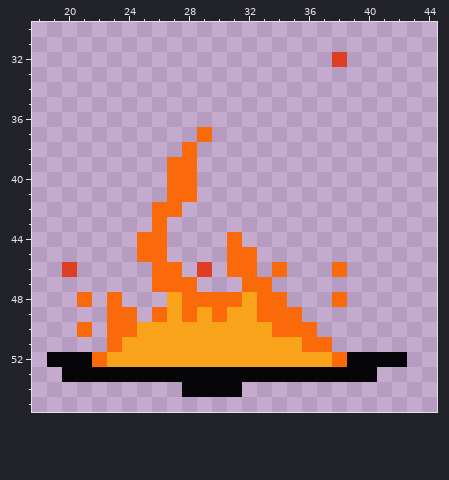
Pixel-art sprite, stored at Disaster_Dispatcher/assets/disasters/fire1.png. The picture above was drawn from the file before the commit.
The file is 256x256 pixels, drawn in blocks of 4x4; one block is one cell here. Shown: x 18..44, y 30..55.
New version:
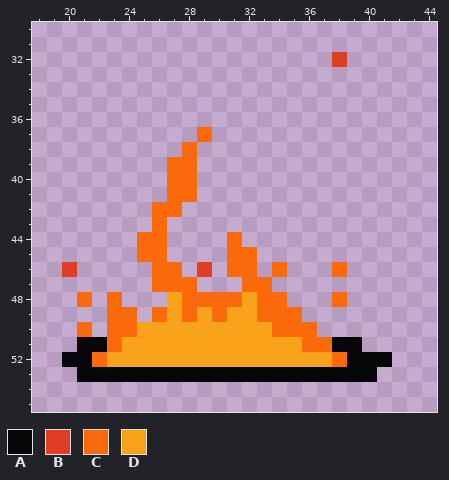
Palette (. is transparent): A #060608  B #df3e23  C #fa6a0a  D #f9a31b
The exact change:
y 51: x 21..22 .. -> AA; x 38..39 .. -> AA
y 52: x 19 A -> .; x 42 A -> .
y 53: x 20 A -> .
y 54: x 28..31 AAAA -> ....
